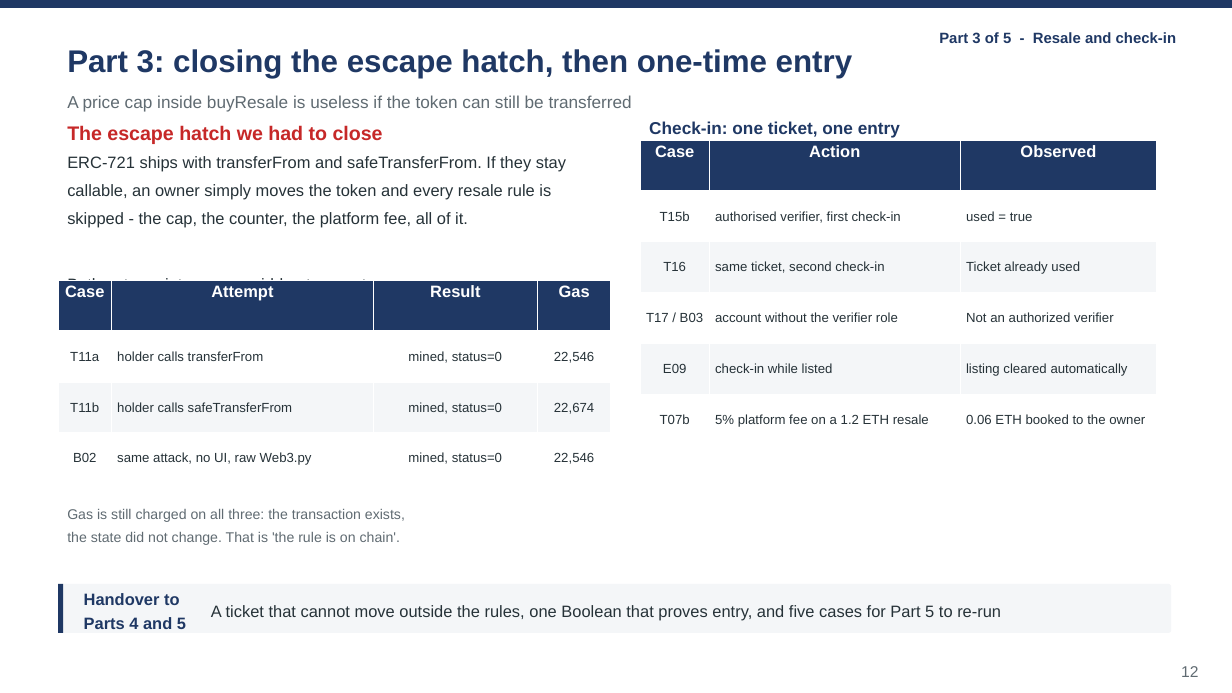
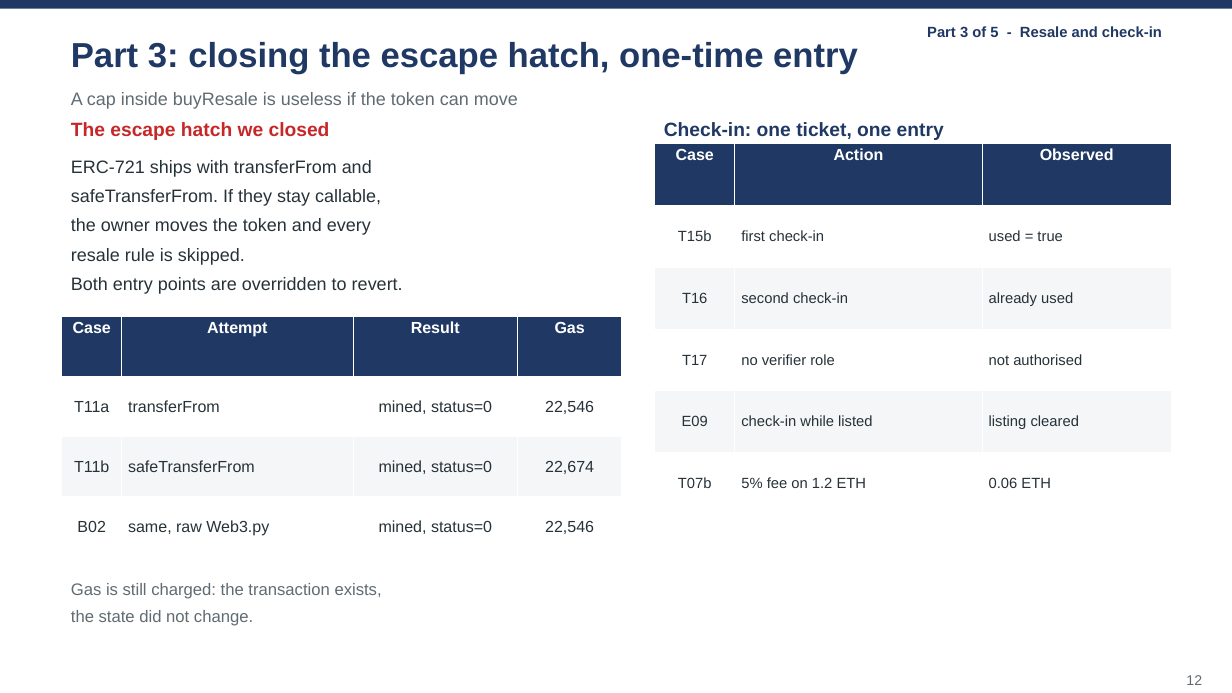
Before and after one commit to wangzai-dao/FTEC5520_AntiScalping, a slide deck: slide 12 of presentation/final_presentation.pptx. Drawn at 1232x693 pixels with LibreOffice and Linux fonts; fonts in the diff are those of the drawing. Boxes give left, top, right and bottom in pixels: in the first picture for what was removed or moved away, otherwise in the second. Text is boxed around its words. In the diff, an @@ line names an element or a change of style, - is before the commit and + after.

```diff
--- a/presentation/final_presentation.pptx
+++ b/presentation/final_presentation.pptx
@@ text "Part 3 of 5 - ...": place and size @@
-text "Part 3 of 5 - ..." at [939,32,1176,43]
+text "Part 3 of 5 - ..." at [927,26,1162,37]
@@ text "Part 3 of 5 - ..." at [927,26,1162,37]: size 11.6 to 11.5 pt; line spacing 1.25 to 1.15 @@
@@ text at [71,42,858,74]: text changed; size 24.4 to 27 pt @@
-Part 3: closing the escape hatch, then one-time entry
+Part 3: closing the escape hatch, one-time entry
@@ text at [71,92,518,109]: text changed; size 13.4 to 14 pt @@
-A price cap inside buyResale is useless if the token can still be transferred
+A cap inside buyResale is useless if the token can move
@@ text "Check-in: one ticket, one entry": place and size @@
-text "Check-in: one ticket, one entry" at [649,121,900,138]
+text "Check-in: one ticket, one entry" at [664,122,944,140]
@@ text "Check-in: one ticket, one entry" at [664,122,944,140]: size 13.4 to 15 pt; line spacing 1.25 to 1.15 @@
@@ text at [71,122,330,140]: text changed; size 15.2 to 15 pt @@
-The escape hatch we had to close
+The escape hatch we closed
@@ table at [655,144,1173,516] @@
-row 2, column 2: authorised verifier, first check-in
+row 2, column 2: first check-in
-row 3, column 2: same ticket, second check-in
+row 3, column 2: second check-in
-row 3, column 3: Ticket already used
+row 3, column 3: already used
-row 4: T17 / B03 | account without the verifier role | Not an authorized verifier
+row 4: T17 | no verifier role | not authorised
-row 5, column 3: listing cleared automatically
+row 5, column 3: listing cleared
-row 6, column 2: 5% platform fee on a 1.2 ETH resale
+row 6, column 2: 5% fee on 1.2 ETH
-row 6, column 3: 0.06 ETH booked to the owner
+row 6, column 3: 0.06 ETH
@@ size 12.8 to 12.5 pt in "Case", "Action", "Observed" @@
@@ size 10.4 to 11.5 pt in "T15b", "used = true", "T16", "E09" and 2 more places @@
@@ table: place and size @@
-table at [640,140,1158,446]
+table at [655,144,1173,516]
@@ text at [71,160,381,265]: text changed; size 12.8 to 14 pt @@
-ERC-721 ships with transferFrom and safeTransferFrom. If they stay
-callable, an owner simply moves the token and every resale rule is
-skipped - the cap, the counter, the platform fee, all of it.
+ERC-721 ships with transferFrom and
+safeTransferFrom. If they stay callable,
+the owner moves the token and every
+resale rule is skipped.
@@ text at [71,277,403,294]: size 12.8 to 14 pt in "Both entry points are overridden to revert."; line spacing 1.4 to 1.35 @@
@@ table at [62,317,623,557] @@
-row 2, column 2: holder calls transferFrom
+row 2, column 2: transferFrom
-row 3, column 2: holder calls safeTransferFrom
+row 3, column 2: safeTransferFrom
-row 4, column 2: same attack, no UI, raw Web3.py
+row 4, column 2: same, raw Web3.py
@@ size 12.8 to 12.5 pt in "Case", "Attempt", "Result", "Gas" @@
@@ size 10.4 to 12.5 pt in "T11a", "mined, status=0", "22,546", "T11b" and 5 more places @@
@@ table: place and size @@
-table at [58,280,612,483]
+table at [62,317,623,557]
@@ rounded rectangle removed at [58,584,1172,633] @@
@@ rectangle removed at [58,584,64,633] @@
@@ text at [71,583,382,626]: text changed; size 11 to 13 pt @@
-Gas is still charged on all three: the transaction exists,
-the state did not change. That is 'the rule is on chain'.
+Gas is still charged: the transaction exists,
+the state did not change.
@@ text removed at [84,593,186,629] @@
-Handover to Parts 4 and 5
@@ text removed at [211,605,1001,621] @@
-A ticket that cannot move outside the rules, one Boolean that proves entry, and five cases for Part 5 to re-run
@@ text "12": place and size @@
-text "12" at [1181,666,1198,677]
+text "12" at [1186,675,1202,685]
@@ text "12" at [1186,675,1202,685]: size 12.2 to 11 pt; line spacing 1.25 to 1.15 @@
```
Also in this commit, not shown: 22 other slides changed, 1 other file.
